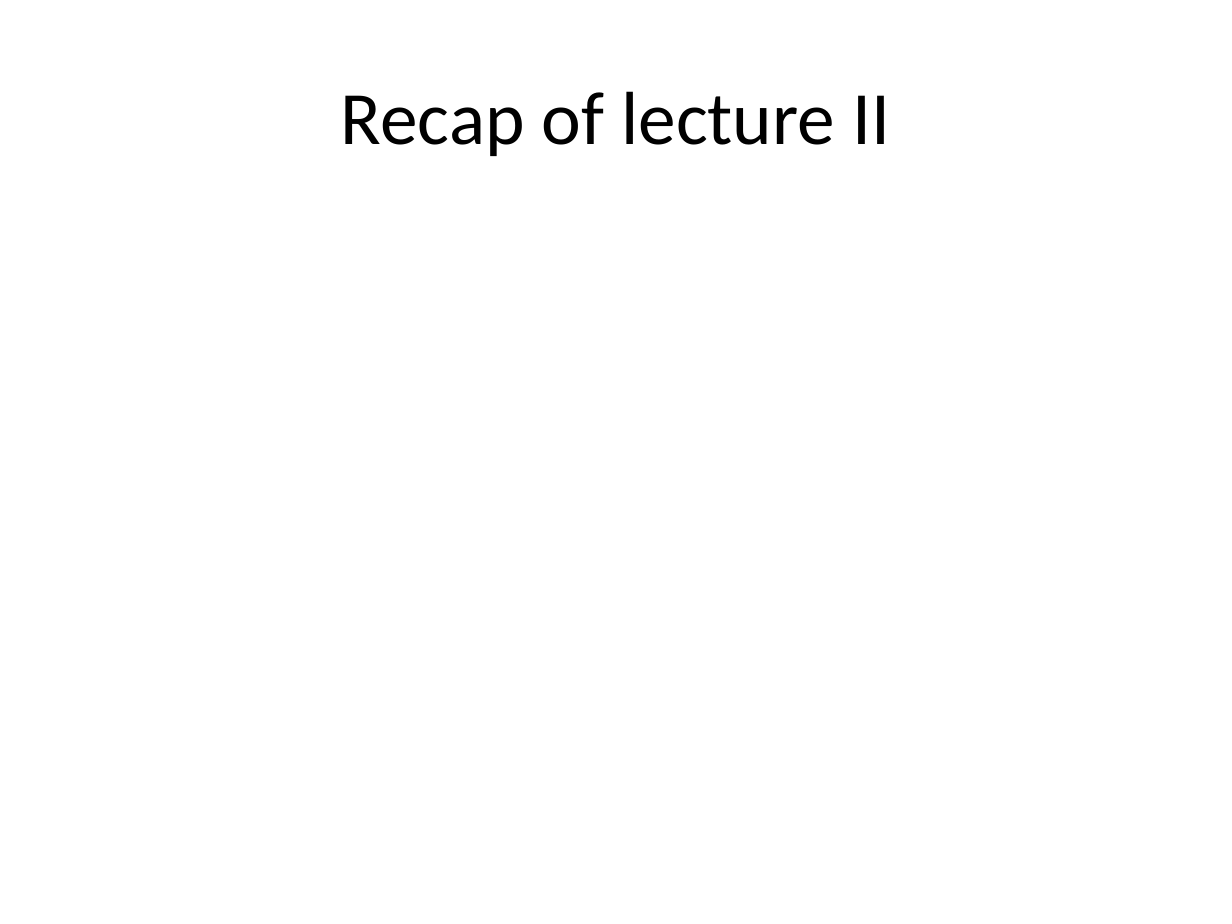
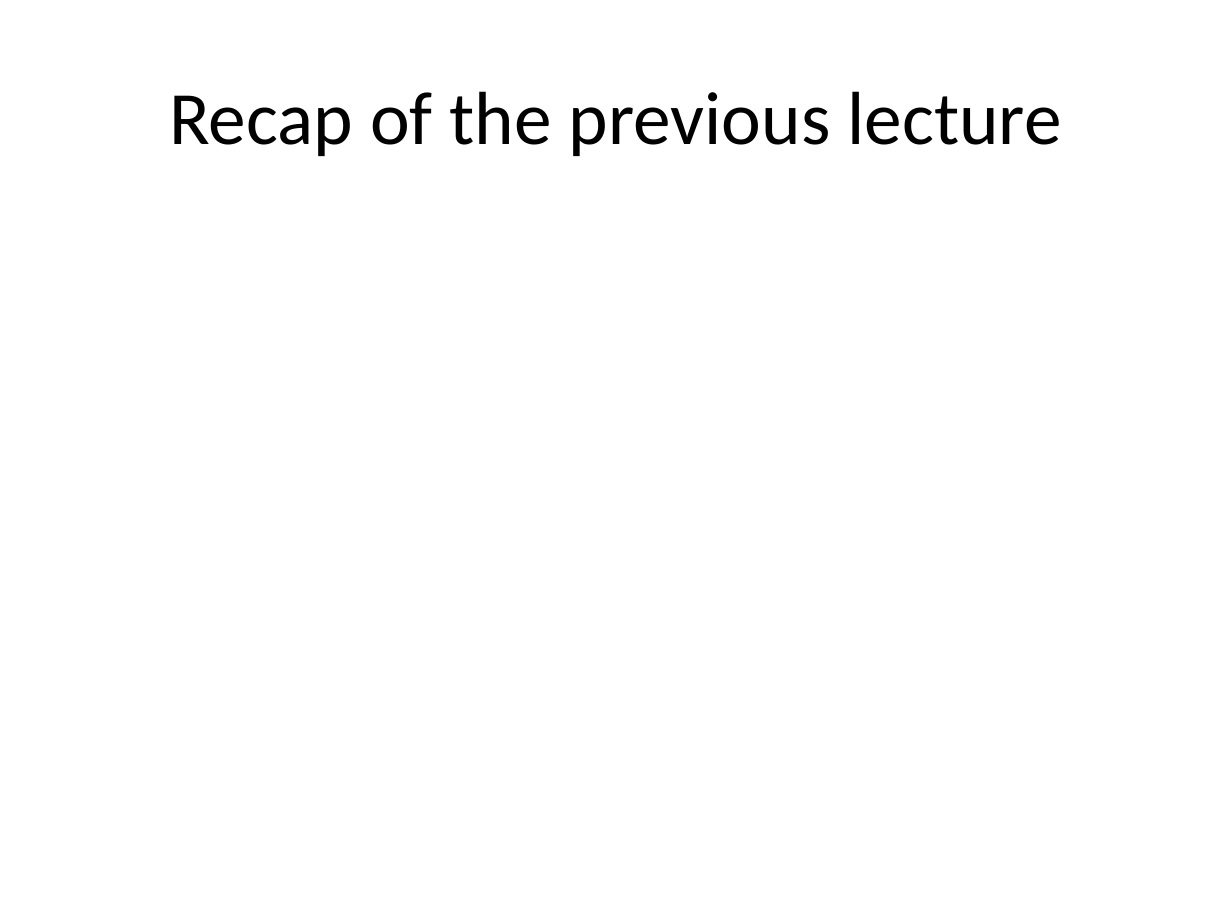
Before and after one commit to dzmitry-varabei/front-end-course, a slide deck: slide 6 of lecture-3-recap-scope/scope.pptx (slide 5 before the commit). Drawn at 1232x924 pixels with LibreOffice and Linux fonts; fonts in the diff are those of the drawing. Boxes give left, top, right and bottom in pixels: in the first picture for what was removed or moved away, otherwise in the second. Text is boxed around its words. In the diff, an @@ line names an element or a change of style, - is before the commit and + after.

```diff
--- a/lecture-3-recap-scope/scope.pptx
+++ b/lecture-3-recap-scope/scope.pptx
@@ title at box(169, 91, 1062, 156): text changed @@
-Recap of lecture II
+Recap of the previous lecture
```
Also in this commit, not shown: 1 slide added, 5 slides removed, 2 other files.
